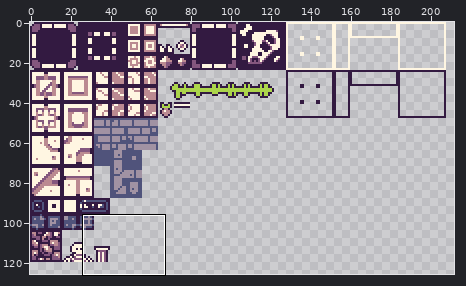
Two states of a sprite sheet, Assets/Sprites/Tiles.png. The picture above shows the old version from afar; the outline marks the close-up.
Close-up. Earlier state:
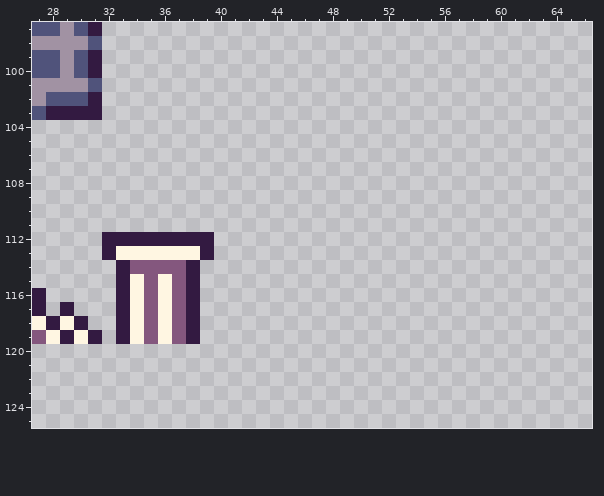
The file is 256x256 pixels. Shown: x 27..66, y 97..125. The wide view leaves out empty margins.
Now the later version:
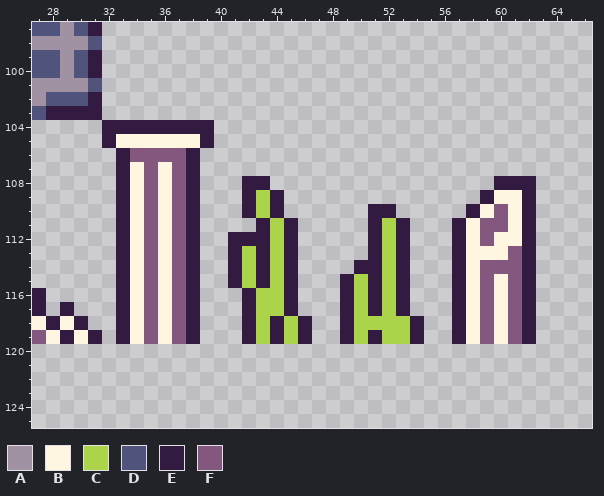
Palette (. is transparent): A #a192a3  B #fff6e2  C #acd44b  D #50537b  E #331a41  F #84577e
What changed:
Changed rows in their new state; - is an unchanged pixel.
first column x 32:
104 EEEEEEEE-----------------------
105 EBBBBBBE-----------------------
106 -EFFFFE------------------------
107 -EBFBFE------------------------
108 -EBFBFE---EE----------------EEE
109 -EBFBFE---ECE--------------EBBE
110 -EBFBFE---ECE------EE-----EBFBE
111 -EBFBFE----ECE-----ECE---EBFFBE
112 .-BFBF-.-EEECE-----ECE---EBFBBE
113 .E-F-FE.-ECECE-----ECE---EBBBFE
114 --B-B----ECECE----EECE---EBFFFE
115 ---------ECECE---ECECE---EBFBFE
116 ----------ECCE---ECECE---EBFBFE
117 ----------ECCE---ECECE---EBFBFE
118 ----------ECECE--ECCCCE--EBFBFE
119 ----------ECECE--ECECCE--EBFBFE
Where, in picture pixels (left, top, right, bottom), the same in both close-ups:
changed: (102, 120, 536, 344)
